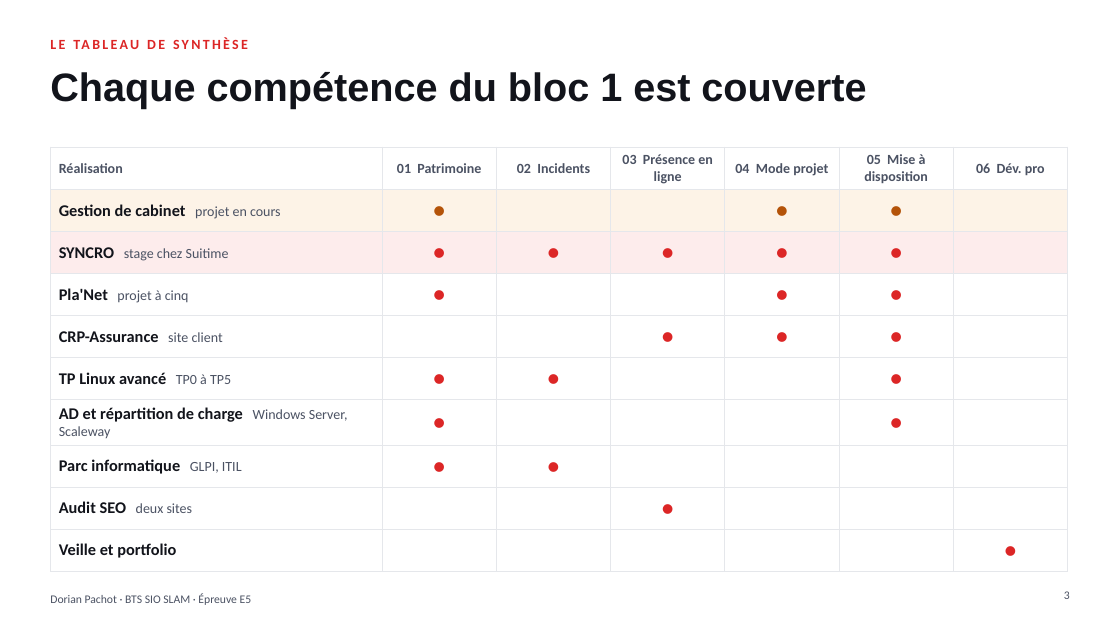
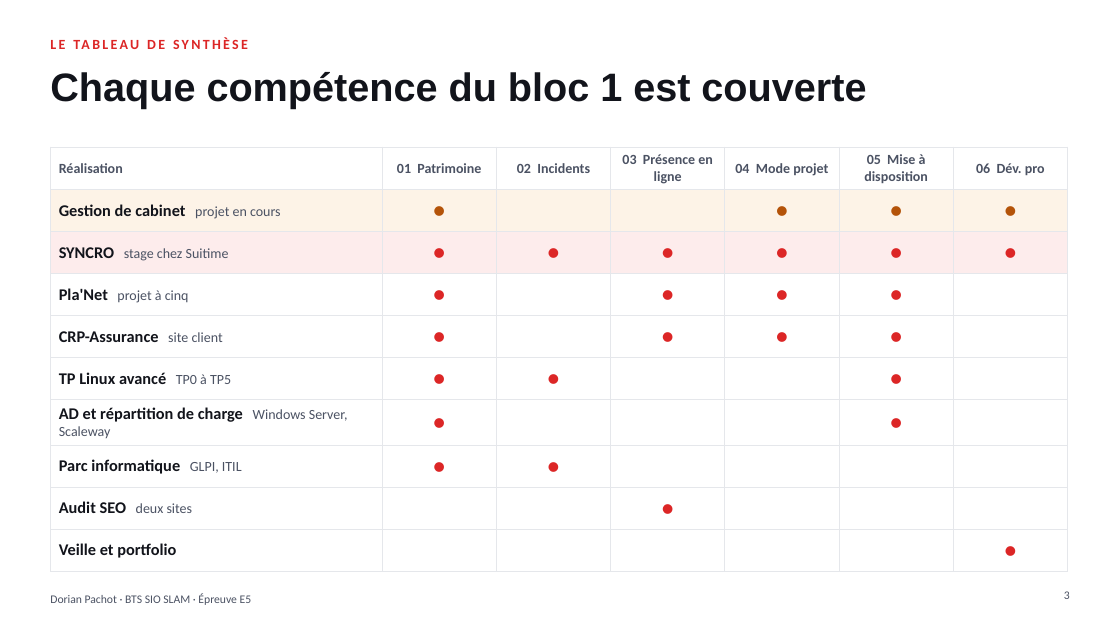
Before and after one commit to dorianpachot-create/portefollio, a slide deck: slide 3 of assets/presentation/Presentation_E5_Dorian_Pachot.pptx. Drawn at 1120x630 pixels with LibreOffice and Linux fonts; fonts in the diff are those of the drawing. Boxes give left, top, right and bottom in pixels: in the first picture for what was removed or moved away, otherwise in the second. Text is boxed around its words. In the diff, an @@ line names an element or a change of style, - is before the commit and + after.

```diff
--- a/assets/presentation/Presentation_E5_Dorian_Pachot.pptx
+++ b/assets/presentation/Presentation_E5_Dorian_Pachot.pptx
@@ table at [50, 147, 1068, 562] @@
-row 2, column 7: 
+row 2, column 7: ●
-row 3, column 7: 
+row 3, column 7: ●
-row 4, column 4: 
+row 4, column 4: ●
-row 5, column 2: 
+row 5, column 2: ●
```
Also in this commit, not shown: 1 other file.
